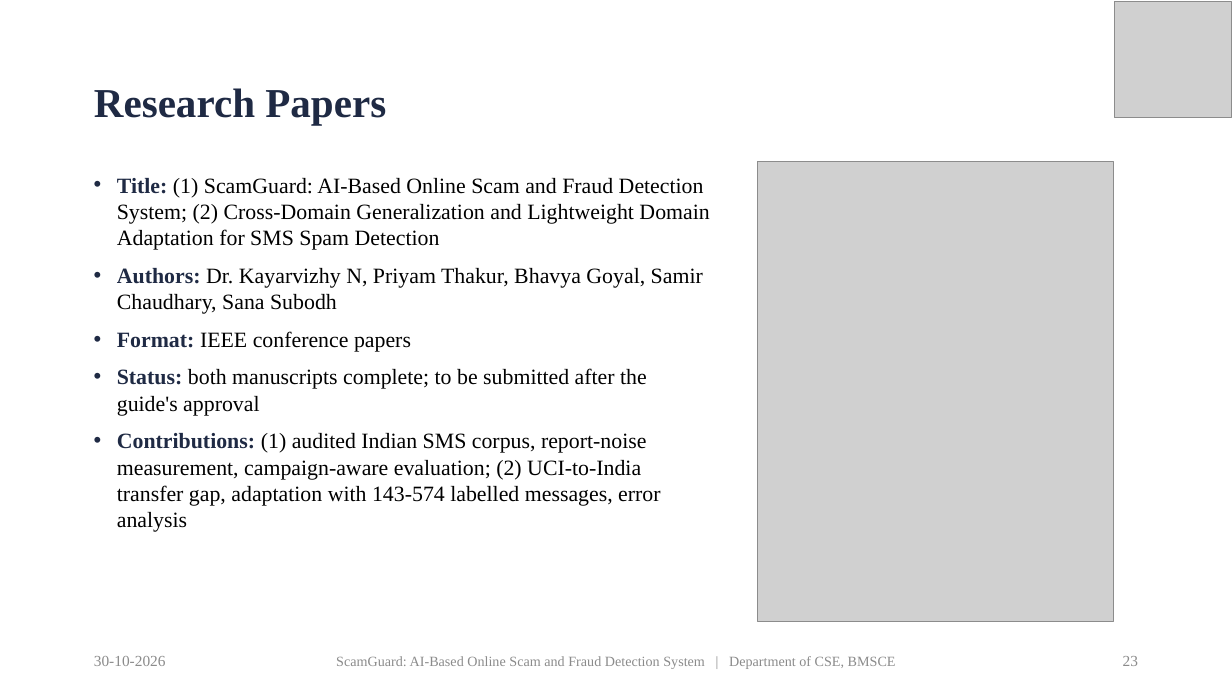
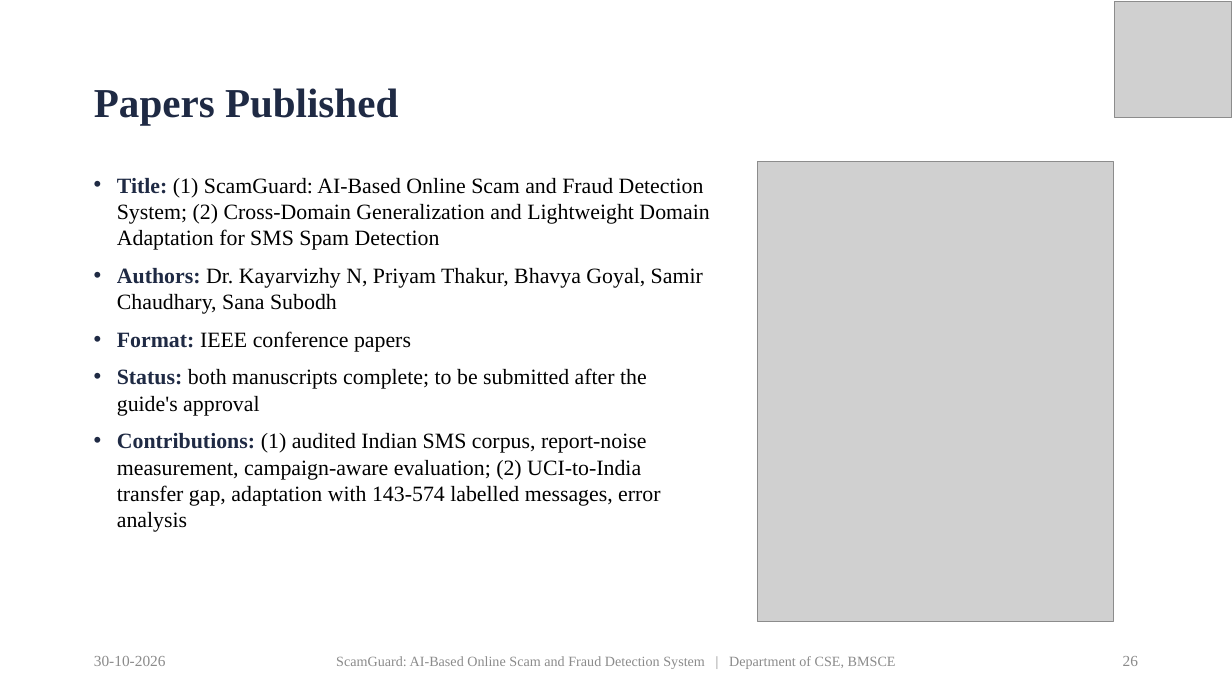
Before and after one commit to priyamthakur275/ScamGuard-AI, a slide deck: slide 26 of docs/presentation/ScamGuard_Final_Presentation.pptx (slide 23 before the commit). Drawn at 1232x693 pixels with LibreOffice and Linux fonts; fonts in the diff are those of the drawing; grey boxes stand for pictures. Boxes give left, top, right and bottom in pixels: in the first picture for what was removed or moved away, otherwise in the second. Text is boxed around its words. In the diff, an @@ line names an element or a change of style, - is before the commit and + after.

```diff
--- a/docs/presentation/ScamGuard_Final_Presentation.pptx
+++ b/docs/presentation/ScamGuard_Final_Presentation.pptx
@@ title at (94, 88, 398, 125): text changed @@
-Research Papers
+Papers Published
@@ page number at (1123, 656, 1138, 666): text changed @@
-23
+26
```
Also in this commit, not shown: 2 other slides changed, 3 slides added.
